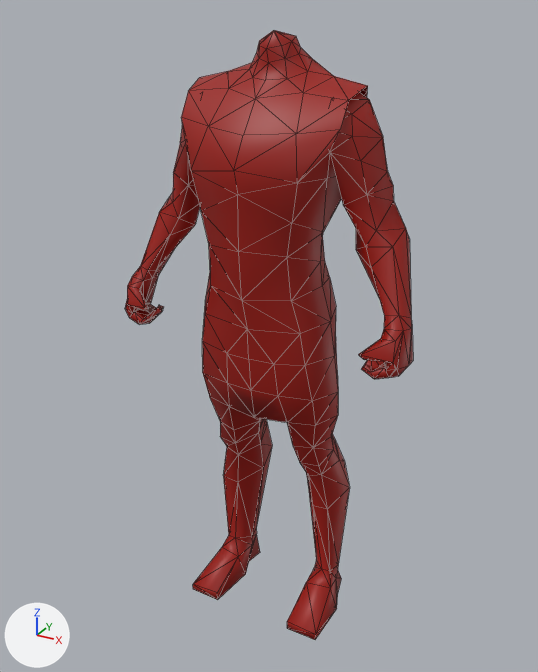
Before and after pictures for a commit that changed the COLLADA model art/animation/biped/assault_rifle/ready/idle_1.dae.
The view is the same before and after, from a camera (50 mm lens) standing at (2.08, -3.82, 3.96) and looking at (-0.04, 0.02, 2.04). The axes (+X, +Y, +Z) are drawn at lower left. The lights are the same throughout. Mesh edges are drawn as thin lines.

Objects in the first picture: 'm_armor_tunic_short.019'.
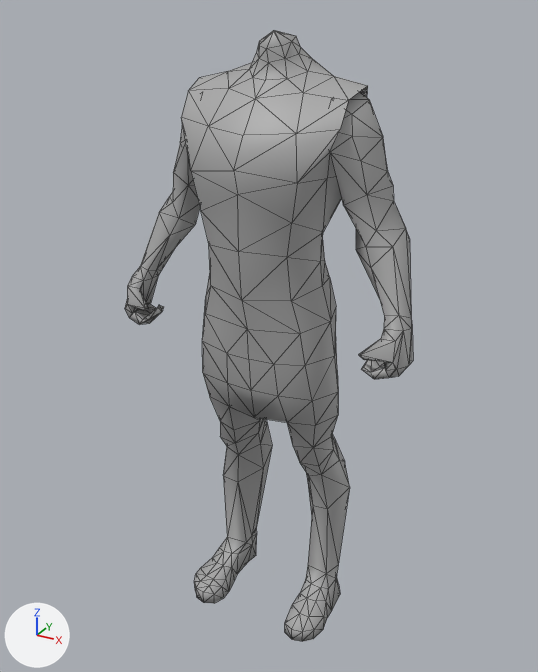
Pixel boxes [x1, y1, x2, y2] of what changed, in the pictures (538 x 672 px):
```json
{"object": "m_armor_tunic_short.019", "change": "reshaped", "before": [125, 30, 413, 640], "after": [125, 30, 413, 642]}
{"part": 1, "of": "me_cube_459", "change": "built on", "before": [193, 476, 341, 640], "after": [194, 476, 340, 642]}
{"part": 2, "of": "me_cube_459", "change": "recoloured", "before": [125, 30, 413, 564], "after": [125, 30, 413, 564], "on screen": "red to grey"}
```

Scene script edits in JSON lines:
```json
{"op": "add", "block": "mat_unit", "code": ["mat_unit = principled_material('Unit')", "mat_unit.base_color = (0.386, 0.386, 0.386)  # grey #a7a7a7"]}
{"block": "me_cube_459", "where": "# used by ob_m_armor_tunic_short_019; location = (0.0, 0.0, 0.0)"}
{"op": "remove", "block": "me_cube_459", "code": "me_cube_459.from_pydata(...)  # 391 vertices, 752 faces; spans x -0.96..0.96, y -0.43..0.4, z 0.0..3.85"}
{"op": "add", "block": "me_cube_459", "code": "me_cube_459.from_pydata(...)  # 459 vertices, 888 faces; spans x -0.96..0.96, y -0.43..0.4, z 0.0..3.85"}
{"block": "me_cube_459", "change": "me_cube_459 part 1"}
{"block": "me_cube_459", "change": "24 vertices are removed from x -0.51..0.51, y -0.3..0.34, z 0.0..0.26"}
{"block": "me_cube_459", "change": "72 faces are deleted"}
{"block": "me_cube_459", "change": "4 vertices move from x -0.46..0.46, y 0.04..0.08, z 0.17..0.26 to x -0.49..0.49, y 0.0..0.07, z 0.0..0.26"}
{"block": "me_cube_459", "change": "92 vertices are added at x -0.51..0.51, y -0.38..0.3, z 0.0..0.27"}
{"block": "me_cube_459", "change": "208 new faces join them"}
{"block": "me_cube_459", "change": "me_cube_459 part 2: 680 faces spanning x -0.96..0.96, y -0.43..0.4, z 0.17..3.85 switch from mat_unit_001 (red #9c1000) to mat_unit (grey #a7a7a7)"}
```
